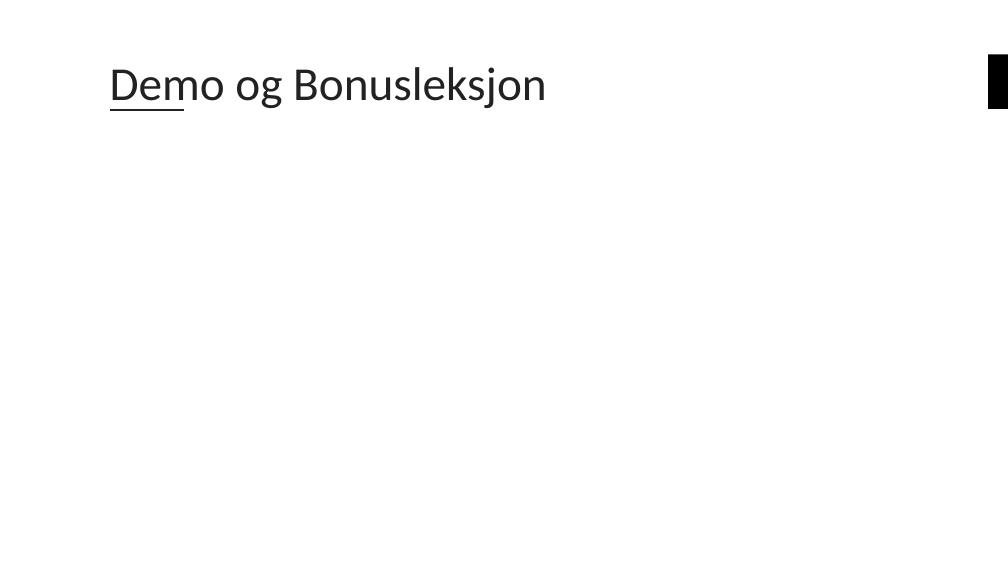
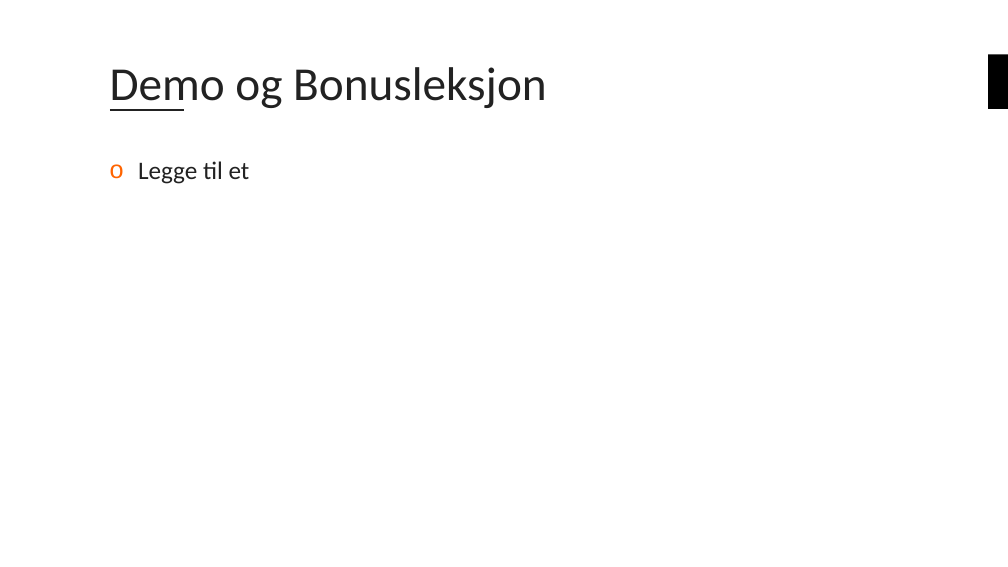
Before and after one commit to bouvet/azure-workshops, a slide deck: slide 24 of Workshop_3/Presentasjon/Azureskolen-Workshop#3.pptx (slide 17 before the commit). Drawn at 1008x567 pixels with LibreOffice and Linux fonts; fonts in the diff are those of the drawing; background and template pictures are left out. Boxes give left, top, right and bottom in pixels: in the first picture for what was removed or moved away, otherwise in the second. Text is boxed around its words. In the diff, an @@ line names an element or a change of style, - is before the commit and + after.

```diff
--- a/Workshop_3/Presentasjon/Azureskolen-Workshop#3.pptx
+++ b/Workshop_3/Presentasjon/Azureskolen-Workshop#3.pptx
@@ text added at (x1=138, y1=161, x2=250, y2=184), 24 pt, text #222222 @@
+o Legge til et
```
Also in this commit, not shown: 7 other slides changed, 7 slides added, 3 other files.
